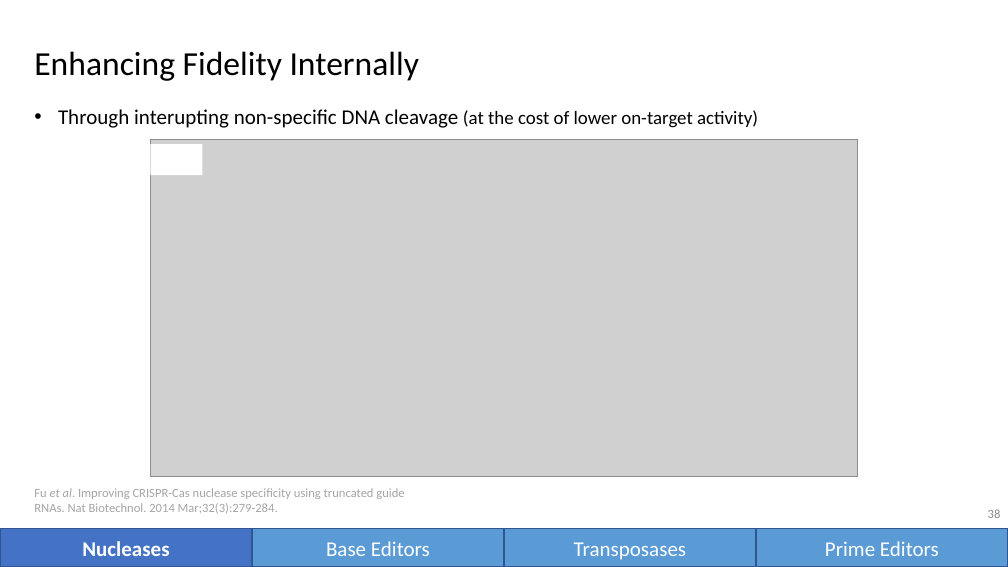
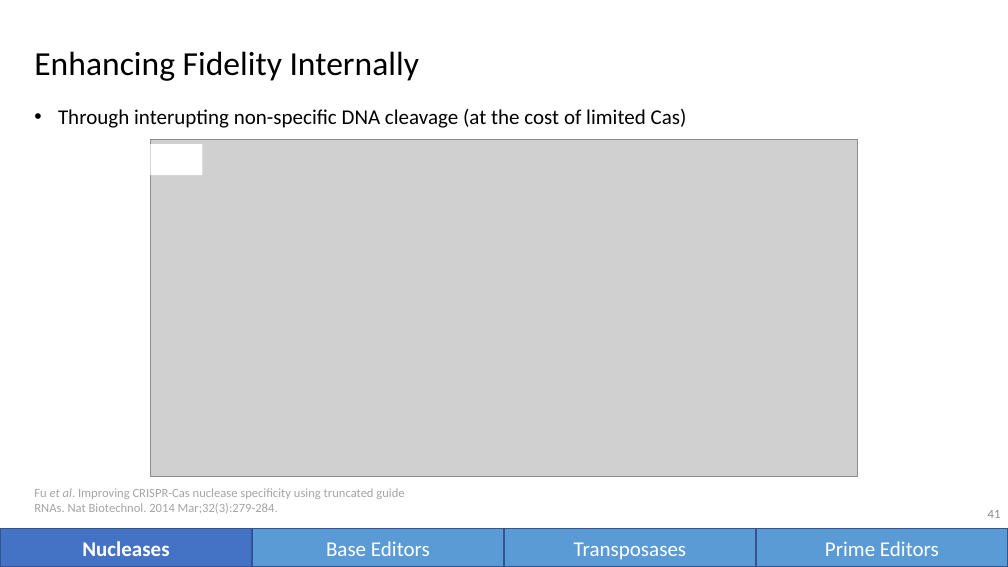
Before and after one commit to vwOvOwv/PKU-Undergraduate-Course, a slide deck: slide 41 of 遗传学(Genetics)/讨论课/Topic-3_遗传学技术/CRISPR-Cas.pptx (slide 38 before the commit). Drawn at 1008x567 pixels with LibreOffice and Linux fonts; fonts in the diff are those of the drawing; grey boxes stand for pictures. Boxes give left, top, right and bottom in pixels: in the first picture for what was removed or moved away, otherwise in the second. Text is boxed around its words. In the diff, an @@ line names an element or a change of style, - is before the commit and + after.

```diff
--- a/遗传学(Genetics)/讨论课/Topic-3_遗传学技术/CRISPR-Cas.pptx
+++ b/遗传学(Genetics)/讨论课/Topic-3_遗传学技术/CRISPR-Cas.pptx
@@ text at [58, 109, 687, 128]: text changed @@
-• Through interupting non-specific DNA cleavage (at the cost of lower on-target activity)
+• Through interupting non-specific DNA cleavage (at the cost of limited Cas)
@@ page number at [988, 510, 1001, 518]: text changed @@
-38
+41
```
Also in this commit, not shown: 18 other slides changed, 5 slides added, 1 other file.
